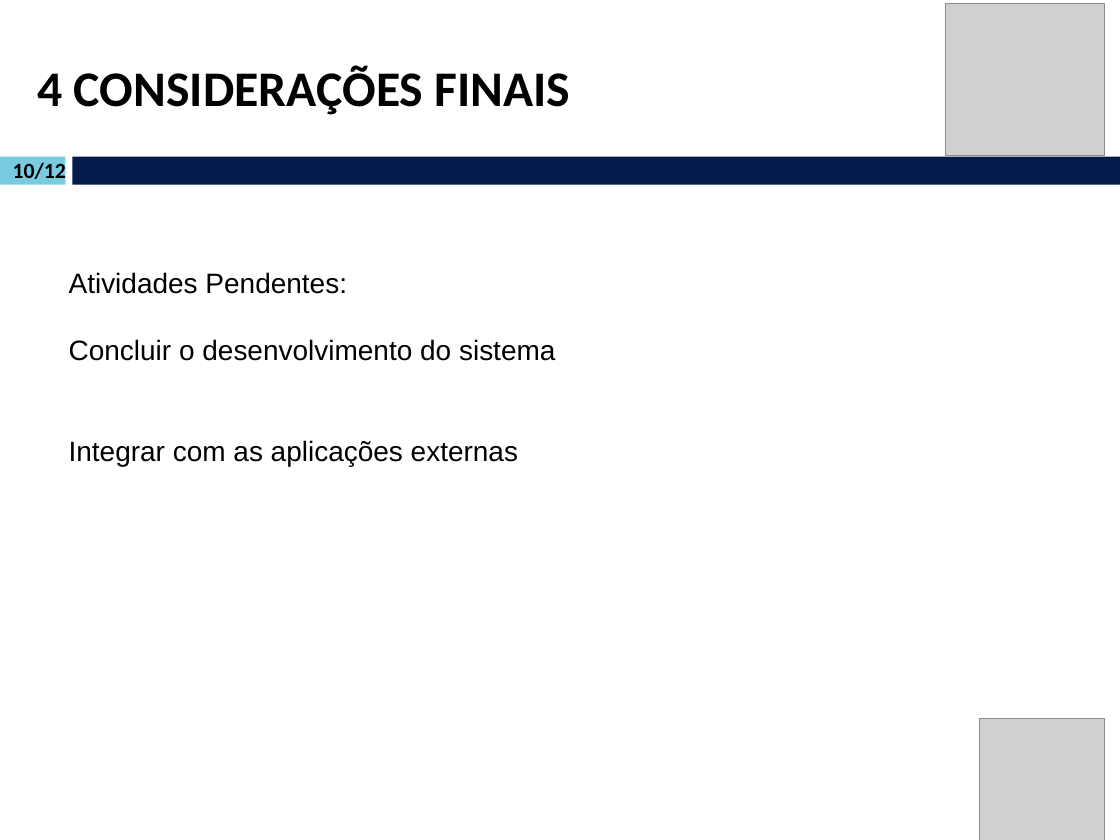
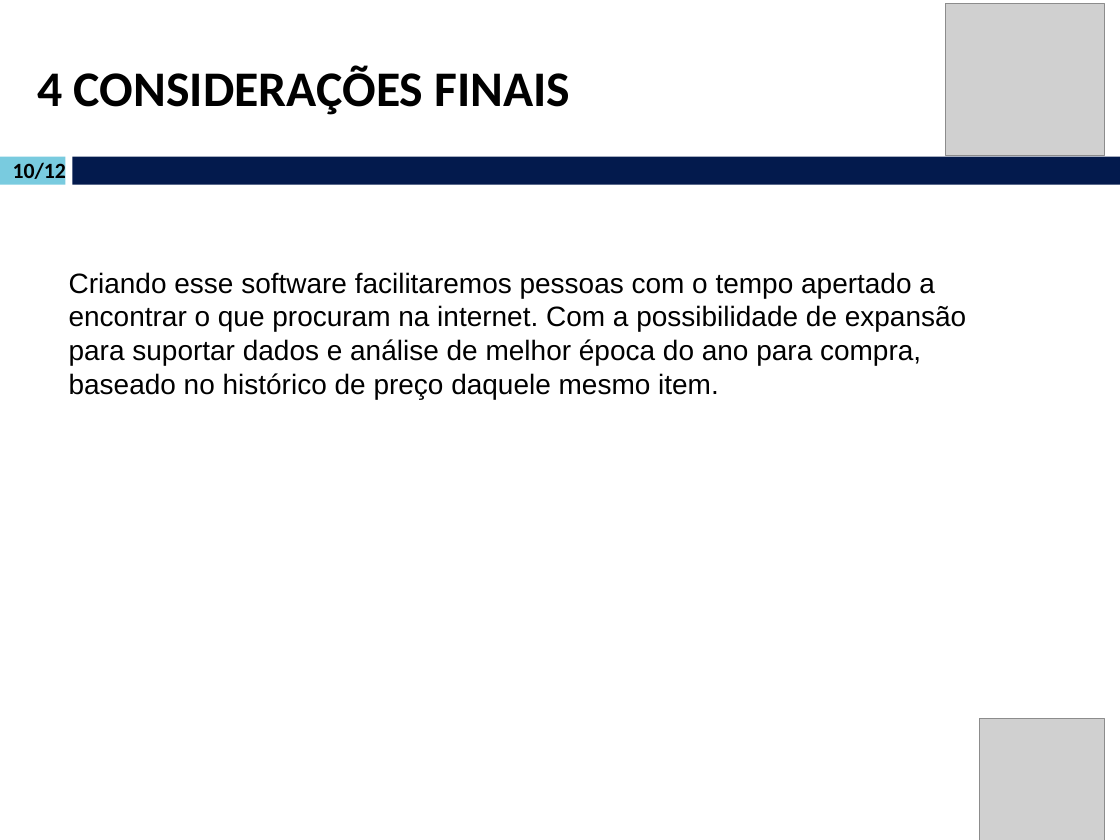
Before and after one commit to ArthurCunhaLima/ProjetoIntegrado, a slide deck: slide 10 of util/MODELO APRESENTAÇÃO - TÓPICOS INTEGRADORES.pptx. Drawn at 1120x840 pixels with LibreOffice and Linux fonts; fonts in the diff are those of the drawing; grey boxes stand for pictures. Boxes give left, top, right and bottom in pixels: in the first picture for what was removed or moved away, otherwise in the second. Text is boxed around its words. In the diff, an @@ line names an element or a change of style, - is before the commit and + after.

```diff
--- a/util/MODELO APRESENTAÇÃO - TÓPICOS INTEGRADORES.pptx
+++ b/util/MODELO APRESENTAÇÃO - TÓPICOS INTEGRADORES.pptx
@@ text at [69, 272, 966, 399]: text changed @@
-Atividades Pendentes:
-Concluir o desenvolvimento do sistema
-Integrar com as aplicações externas
+Criando esse software facilitaremos pessoas com o tempo apertado a encontrar o que procuram na internet. Com a possibilidade de expansão para suportar dados e análise de melhor época do ano para compra, baseado no histórico de preço daquele mesmo item.
```
Also in this commit, not shown: 2 other slides changed, 2 other files.
